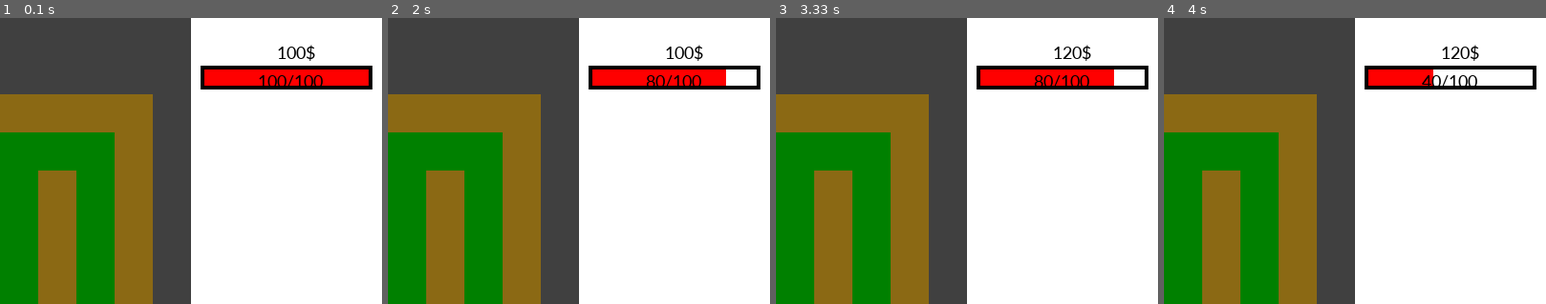
Above: before the commit, frames 1-4 (left to right).
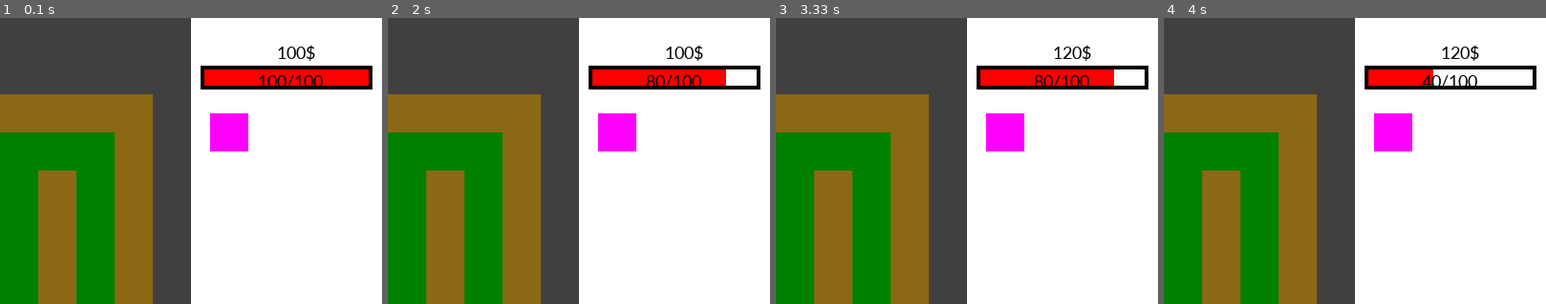
Above: after the commit, the same moments.

Repository: Dihydroxyaceton/maturita-tower-defense
Game: pygame game, started from test.py
Same seed, same stepped clock (60 frames per second), same inputs: the game is played once before the commit and once after it.
Inputs (mouse positions are % of the whole screen's width and height, from its top left):
- Up to frame 1 (0.1 s): no input
- Up to frame 2 (2 s): click (50, 50) at 0.38 s; tap D at 1.67 s
- Up to frame 3 (3.33 s): tap G at 2 s
- Up to frame 4 (4 s): tap D at 3.33, 3.73 s
The pictures show only the part of the screen within x 50-100%, y 0-50%; the shares and areas given below are measured in that part.

The runs differ from the first frame. In frame 1, 1.3% of the frame differs, in the area x 55-65%, y 33-47%; in frame 2, 1.3%; in frame 3, 1.3%; in frame 4, 1.3%.

Commit message:
progress
first version of tower placing

Diff:
--- /dev/null
+++ b/poznamky2.txt
@@ -0,0 +1,9 @@
+620, 100
+
+
+in gamemap:
+gui elements (health bar, map etc):
+
+need to be updated -> created by function
+		health bar (hit)
+		tower choice (can / cannot afford)
--- a/test.py
+++ b/test.py
@@ -30,6 +30,8 @@
 https://www.youtube.com/watch?v=TqbtxBntuF0&t=105s
 
 """
+
+
 
 # defining images for enemies and towers:
 
@@ -94,7 +96,7 @@
 		self.health_bar_length = 180
 		self.health_ratio = self.maximum_health / self.health_bar_length # for optimal health bar appearence
 		self.end_hitbox = pygame.Rect(570, 400, 30, 40) # hitbox for obtaining damage
-
+		self.placing_tower = 0
 
 	def drawMap(self, surface):  # TODO: structure, multiple levels
 		"""draws the map"""
@@ -166,22 +168,49 @@
 		self.current_health_label = myfont.render(str(self.current_health)+"/"+str(self.maximum_health), 1, (0, 0, 0))
 		surface.blit(self.current_health_label, (670 , 55))
 
+	def towerChoice(self):
+		"""the player's ability to choose towers to place; tower goes gray when not affordable"""
+		pygame.draw.rect(surface, (255, 0, 255), (620, 100, 40, 40))
 
 	def update(self):
 		self.moneyIndicator()
 		self.healthBar()
+		self.towerChoice()
 		#self.detectDamage()
 		#self.showDeveloperStuff()
 
 	def enemy_spawn(self): # spawn
 		enemy = Enemy(20, 100, 30, 30, (255, 0, 0), 100, enemy_type3)
 		enemy_group.add(enemy)
+
+	def checkMouseIntentions(self, mouse_x, mouse_y):
+		if mouse_x > 620 and mouse_x < 660 and mouse_x > 100 and mouse_y < 140:
+			tower_price = 20 # PLACEHOLDER, change
+			if gamemap.current_money - tower_price >= 0:
+				print("tower 1 chosen")
+				self.placing_tower = 1
+			else:
+				print("not enough money!")
+		elif mouse_x < 600 and mouse_y < 600:
+			if self.placing_tower == 1:
+				tower_price = 20 # PLACEHOLDER, change
+				tower_width = 30 # CHANGE to image
+				tower_height = 30 # CHANGE to image
+				tower_color = (255, 0, 255) # link to image
+				gamemap.spendMoney(tower_price)
+				gamemap.tower_place(mouse_x, mouse_y, tower_width, tower_height, tower_color)
+				self.placing_tower = 0
+
+
 
 	def tower_place(self, pos_x, pos_y, width, height, color):
 		tower = Tower(pos_x, pos_y, width, height, color)
 		tower_group.add(tower)
 		print("tower placed")
 		#self, pos_x, pos_y, width, height, color
+
+
+
 
 	""" BACKUP
 	def tower_place(self):
@@ -215,6 +244,11 @@
 
 
 
+
+
+
+
+
 #enemy = Enemy(20, 100, 30, 30, (255, 0, 0), 100, enemy_type3)
 
 gamemap = GameMap()
@@ -230,6 +264,19 @@
 	for event in pygame.event.get():
 		if event.type == pygame.QUIT:
 			running = False
+
+		if event.type == pygame.MOUSEBUTTONDOWN:
+			mouse_x_raw, mouse_y_raw = pygame.mouse.get_pos()
+			print(mouse_x_raw) # RAW data: not for grid
+			print(mouse_y_raw) # RAW data: not for grid
+			mouse_x = mouse_x_raw
+			mouse_y = mouse_y_raw
+			print(mouse_x) # aligned to grid
+			print(mouse_y) # aligned to grid
+			gamemap.checkMouseIntentions(mouse_x, mouse_y)
+
+
+
 
 
 
@@ -244,20 +291,6 @@
 			if event.key == pygame.K_h:
 				gamemap.spendMoney(20)
 
-		if event.type == pygame.KEYDOWN: # TODO: link with tower build
-			if event.key == pygame.K_x:
-				# tower placing function
-				tower_price = 20
-				tower_pos_x = randint(0,600) # placeholder
-				tower_pos_y = randint(0,600) # - || -
-				tower_width = 30
-				tower_height = 30
-				color = (255, 0, 255) # link to image
-				if gamemap.current_money - tower_price >= 0:
-					gamemap.spendMoney(tower_price)
-					gamemap.tower_place(tower_pos_x, tower_pos_y, tower_width, tower_height, color)
-				else:
-					print("not enough money!")
 
 
 # enemy = Enemy(...)
